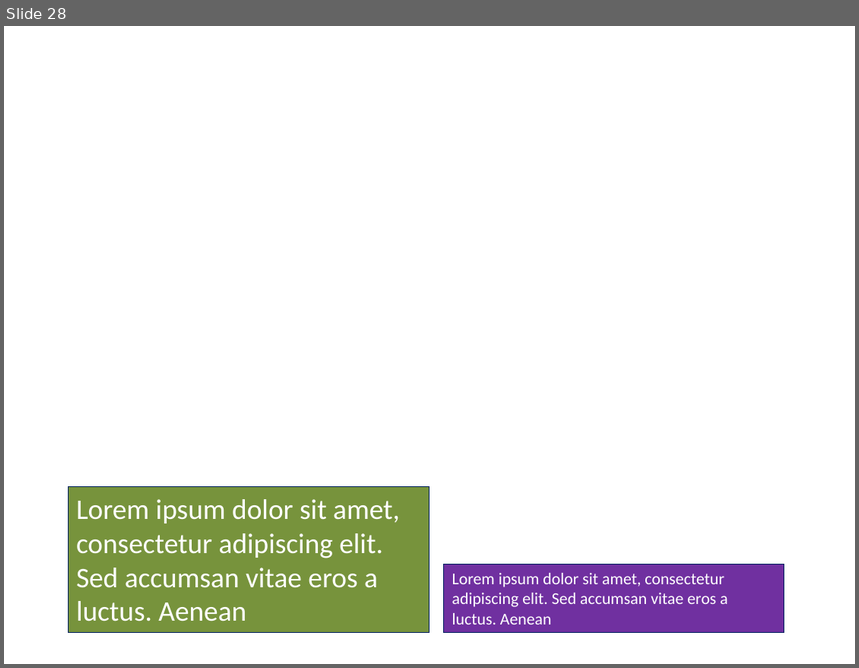
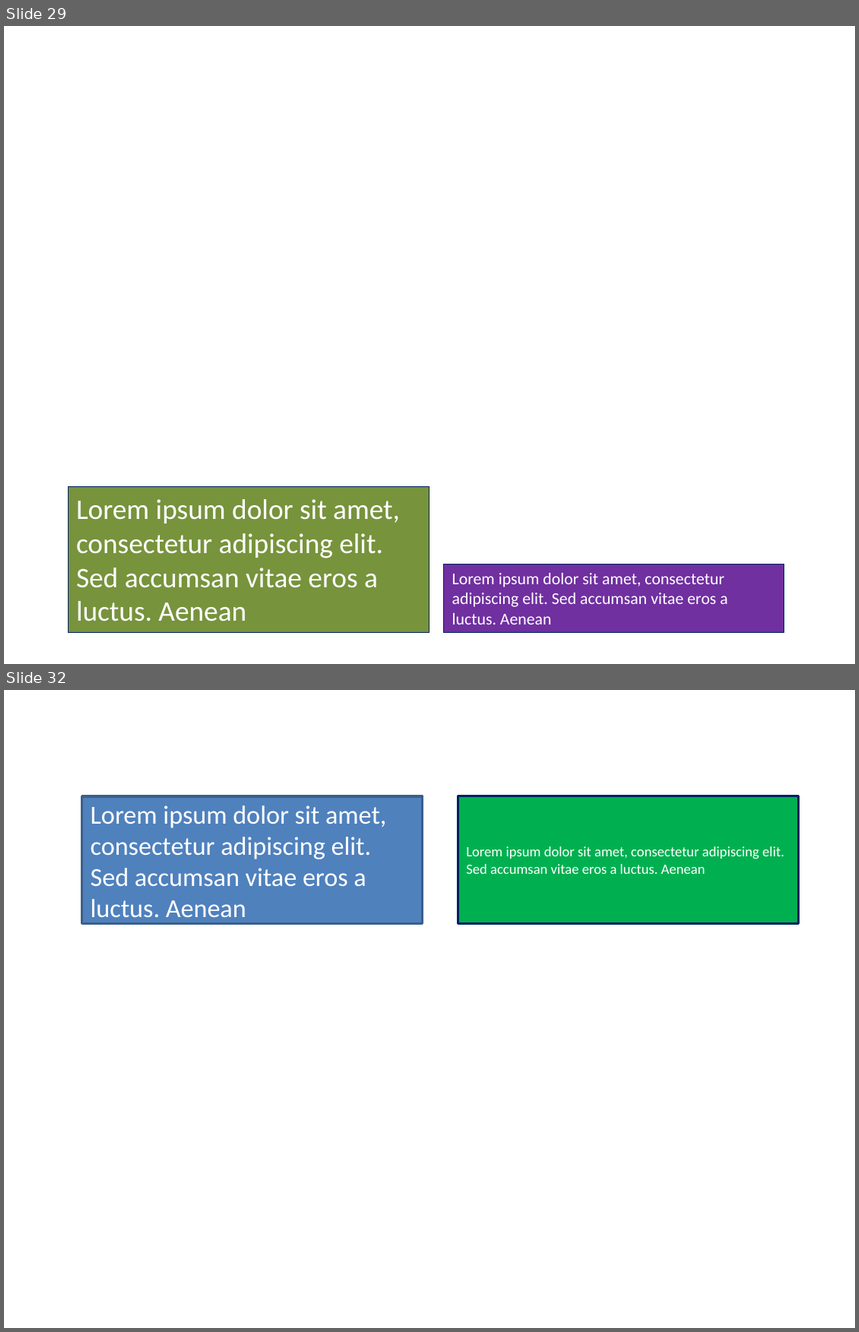
Before and after one commit to PowerPointLabs/PowerPointLabs, a slide deck: doc/Test scenarios.pptx. Shown one above the other, each under a label of ours: slide 28 before the commit, slides 29 and 32 after it; the slides between them are not shown. The pictures are 859x668 and 859x1332 pixels, drawn with LibreOffice and Linux fonts; fonts in the diff are those of the drawing. Boxes give left, top, right and bottom in pixels: in the first picture for what was removed or moved away, otherwise in the second. Text is boxed around its words. In the diff, an @@ line names an element or a change of style, - is before the commit and + after.

```diff
--- a/doc/Test scenarios.pptx
+++ b/doc/Test scenarios.pptx
@@ slide 32 added at [4,690,855,1328], background #FFFFFF @@
@@ rectangle added at [82,796,423,924], fill #4F81BD, outline #3A5F8C 2 pt, 22 pt, text #FFFFFF @@
+Lorem ipsum dolor sit amet, consectetur adipiscing elit. Sed accumsan vitae eros a luctus. Aenean
@@ rectangle added at [458,796,798,924], fill #00B050, outline #002060 2 pt, 12 pt, text #FFFFFF @@
+Lorem ipsum dolor sit amet, consectetur adipiscing elit. Sed accumsan vitae eros a luctus. Aenean
@@ what was slide 28 is now slide 29 @@
```
Also in this commit, not shown: 1 slide changed, 42 other slides added, 2 slides removed, 7 other files.
